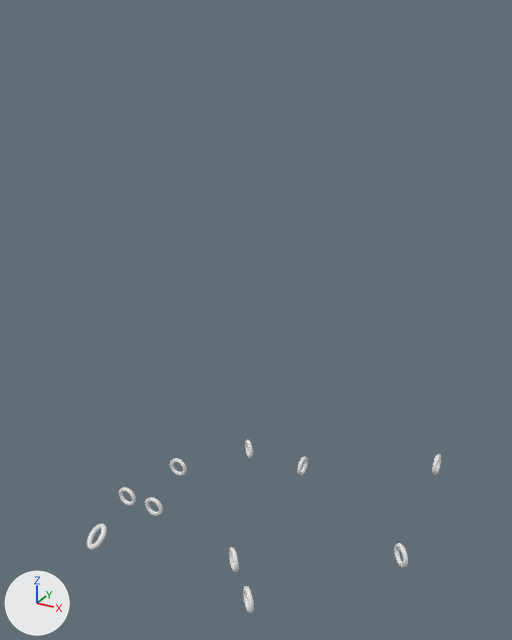
A saved change to the Blender file core/blender/Levels/Beginner Levels/level3.blend.
Camera for both pictures: a camera (50 mm lens) standing at (45.8, -44.4, 54.4) and looking at (5.6, 28.7, 17.9). Lighting does not change. The marker at lower left points along +X, +Y and +Z.

The first picture shows 'Gate.000', 'Gate.001', 'Gate.002', 'Gate.003', 'Gate.004', 'Gate.005', 'Gate.006', 'Gate.007', 'Gate.008', 'Gate.009'.
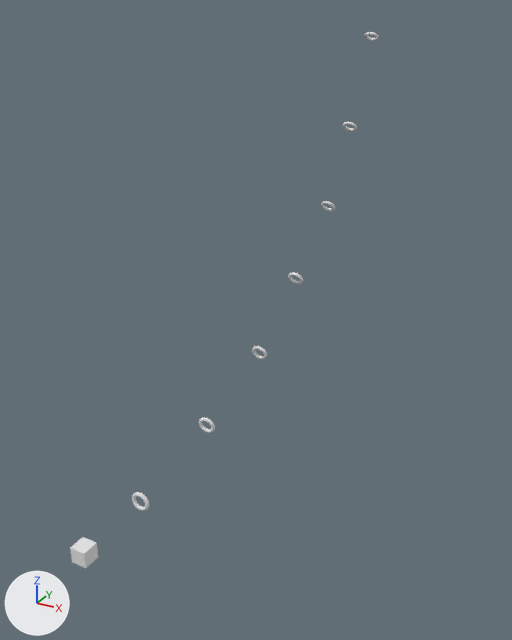
The change in detail:
Mesh me_cube is new.
It is a box spanning x -1.0..1.0, y -1.0..1.0, z -1.0..1.0.
Object 'Gate.009' (ob_gate_009) is deleted.
Object 'Gate.007' (ob_gate_007) is deleted.
Object 'Gate.008' (ob_gate_008) is deleted.
Object 'Gate.006' (ob_gate_006) moves from (31.0, 14.0, 2.0) to (0.0, 80.0, 50.0).
Object 'Gate.006' (ob_gate_006) turns from (90, 0, -45) to (150, 0, 0) degrees about x, y and z.
Object 'Gate.005' (ob_gate_005) moves from (31.0, 26.0, 6.0) to (0.0, 72.0, 36.0).
Object 'Gate.005' (ob_gate_005) turns from (90, 0, 90) to (140, 0, 0) degrees about x, y and z.
Object 'Gate.004' (ob_gate_004) moves from (14.0, 26.0, 0.0) to (0.0, 64.0, 24.0).
Object 'Gate.004' (ob_gate_004) turns from (90, 0, 90) to (130, 0, 0) degrees about x, y and z.
Object 'Gate.003' (ob_gate_003) moves from (6.0, 26.0, 0.0) to (0.0, 52.0, 15.0).
Object 'Gate.003' (ob_gate_003) turns from (90, 0, -45) to (120, 0, 0) degrees about x, y and z.
Object 'Gate.002' (ob_gate_002) moves from (0.0, 18.0, 0.0) to (0.0, 40.0, 7.0).
Object 'Gate.002' (ob_gate_002) turns from (90, 0, 0) to (110, 0, 0) degrees about x, y and z.
Object 'Gate.001' (ob_gate_001) moves from (2.0, 10.0, 0.0) to (0.0, 25.0, 2.5).
Object 'Gate.001' (ob_gate_001) turns from (90, 0, 0) to (100, 0, 0) degrees about x, y and z.
Object 'Gate.000' (ob_gate_000) moves from (-2.0, 10.0, 0.0) to (0.0, 10.0, 0.0).
Object 'Level' (ob_level) is new; it shows me_cube.
Its location is (0.0, 0.0, 0.0).

Pixel boxes [x1, y1, x2, y2] of what changed, in the pictures (512 x 640 px):
'Level', added
    after: [70, 537, 98, 568]
'Gate.001', moved, turned
    before: [145, 497, 163, 516]
    after: [199, 417, 215, 433]
'Gate.000', moved
    before: [119, 487, 136, 506]
    after: [132, 492, 149, 511]
'Gate.006', moved, turned
    before: [394, 543, 408, 568]
    after: [365, 32, 379, 41]
'Gate.009', deleted
    before: [87, 523, 107, 550]
'Gate.002', moved, turned
    before: [170, 458, 187, 476]
    after: [252, 346, 267, 359]
'Gate.004', moved, turned
    before: [297, 456, 308, 475]
    after: [321, 201, 335, 211]
'Gate.005', moved, turned
    before: [432, 454, 442, 475]
    after: [343, 122, 357, 131]
'Gate.007', deleted
    before: [243, 586, 254, 613]
'Gate.003', moved, turned
    before: [245, 440, 253, 458]
    after: [288, 272, 303, 284]
'Gate.008', deleted
    before: [229, 547, 239, 572]
